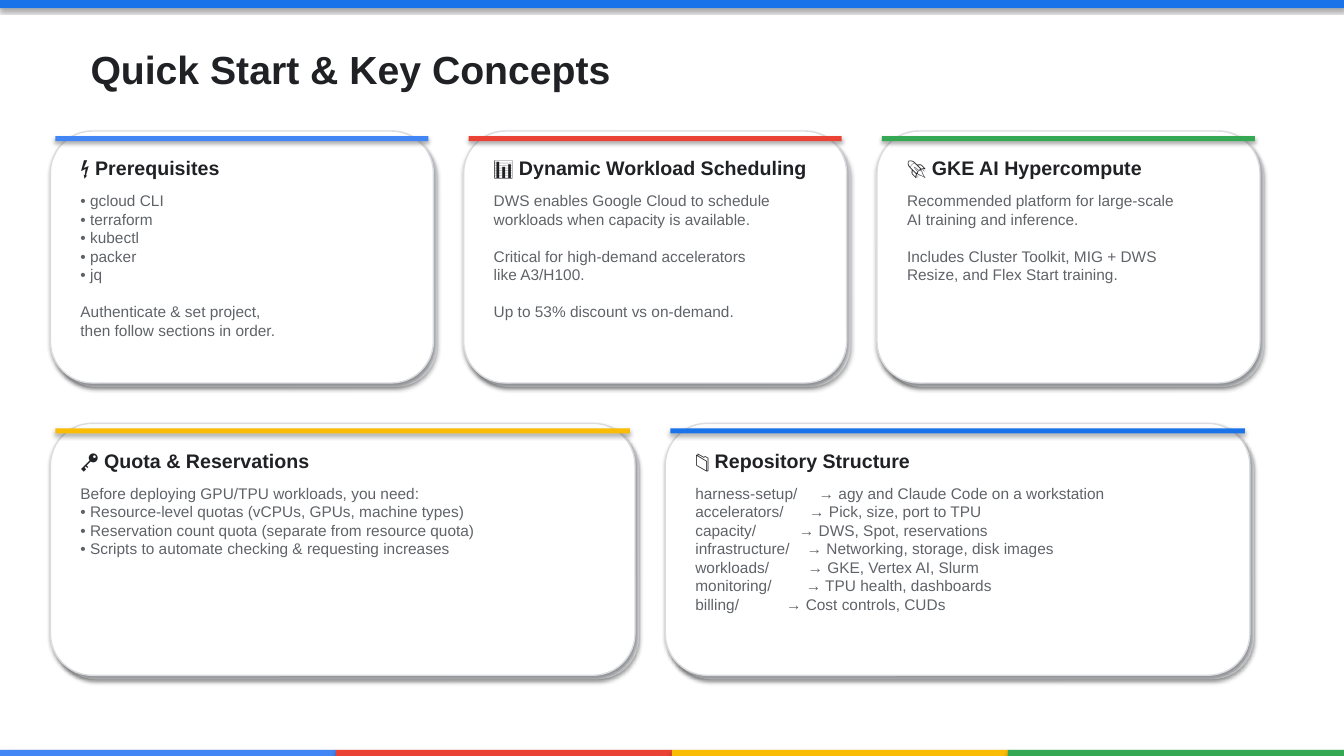
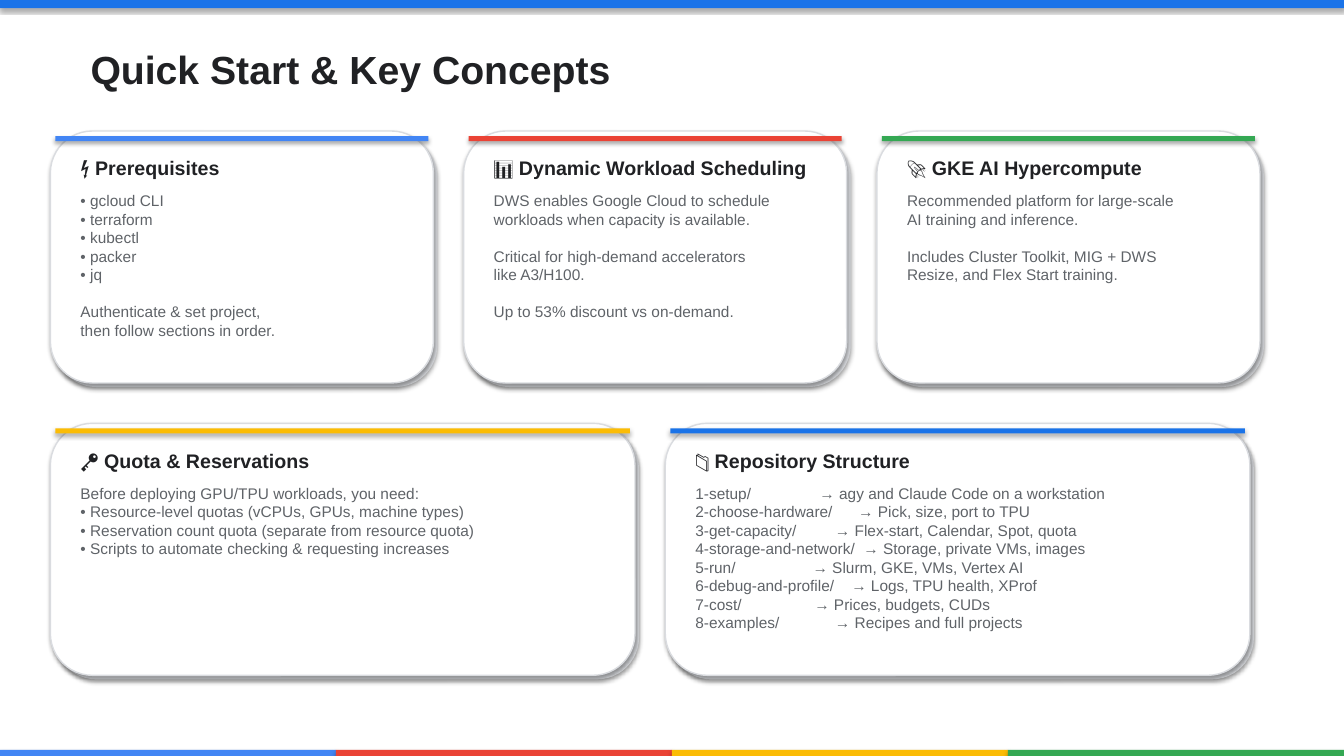
Before and after one commit to WandLZhang/GPS-AI-Infra-Onboarding-Workshop, a slide deck: slide 3 of AI_Infrastructure_Onboarding_Presentation.pptx. Drawn at 1344x756 pixels with LibreOffice and Linux fonts; fonts in the diff are those of the drawing. Boxes give left, top, right and bottom in pixels: in the first picture for what was removed or moved away, otherwise in the second. Text is boxed around its words. In the diff, an @@ line names an element or a change of style, - is before the commit and + after.

Commit message:
Deck: list the journey folders
The repository card in generate_presentation.py lists the eight numbered folders, and the .pptx is rebuilt from it. Only that text frame changed.

```diff
--- a/AI_Infrastructure_Onboarding_Presentation.pptx
+++ b/AI_Infrastructure_Onboarding_Presentation.pptx
@@ text at <box>695,488,1105,631</box>: text changed @@
-harness-setup/ → agy and Claude Code on a workstation
-accelerators/ → Pick, size, port to TPU
-capacity/ → DWS, Spot, reservations
-infrastructure/ → Networking, storage, disk images
-workloads/ → GKE, Vertex AI, Slurm
-monitoring/ → TPU health, dashboards
-billing/ → Cost controls, CUDs
+1-setup/ → agy and Claude Code on a workstation
+2-choose-hardware/ → Pick, size, port to TPU
+3-get-capacity/ → Flex-start, Calendar, Spot, quota
+4-storage-and-network/ → Storage, private VMs, images
+5-run/ → Slurm, GKE, VMs, Vertex AI
+6-debug-and-profile/ → Logs, TPU health, XProf
+7-cost/ → Prices, budgets, CUDs
+8-examples/ → Recipes and full projects
```
